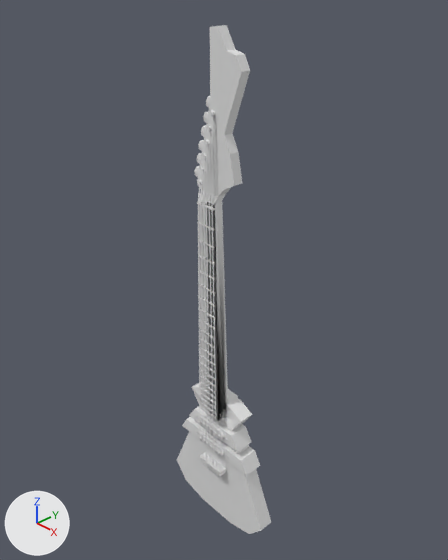
A saved change to the Blender file Models/Instruments/Witch_Guitar.blend.
The view is the same before and after, from a 50 mm lens placed at (1.353, -1.23, 1.289), pointed at (-0.03, 0.069, 0.251). The axes (+X, +Y, +Z) are drawn at lower left. The lights are the same throughout. Materials are left out; every surface is plain grey.

In view in the first picture: 'WitchGuitar'.
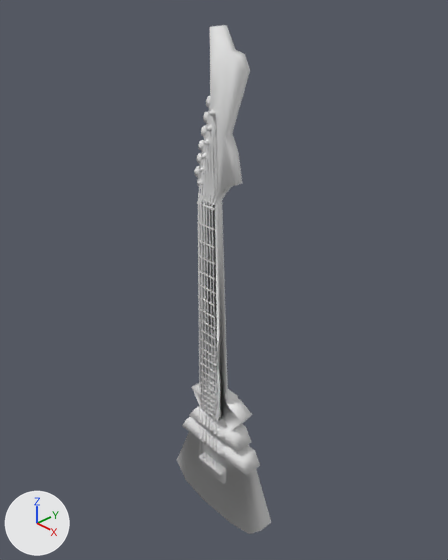
What differs and where, as boxes [x1, y1, x2, y2] in the pictures (448 x 560 px):
part 1 of me_witchguitar, built on: before [200, 452, 226, 476]; after [200, 452, 226, 484]

Edits to the bpy script that builds the scene:
```text
Change me_witchguitar:
    used by ob_witchguitar; location = (0.0, 0.0, 0.0)
    remove me_witchguitar.from_pydata(...)  # 1347 vertices, 1113 faces; spans x -0.25..0.26, y -0.04..0.06, z -0.81..1.09
    add me_witchguitar.from_pydata(...)  # 1355 vertices, 1121 faces; spans x -0.25..0.26, y -0.04..0.06, z -0.81..1.09
    me_witchguitar part 1
    4 faces are deleted
    8 vertices are added at x -0.06..0.06, y -0.02..0.0, z -0.6..-0.53
    12 new faces join them
    me_witchguitar part 2: the surface is now shaded smooth
```
